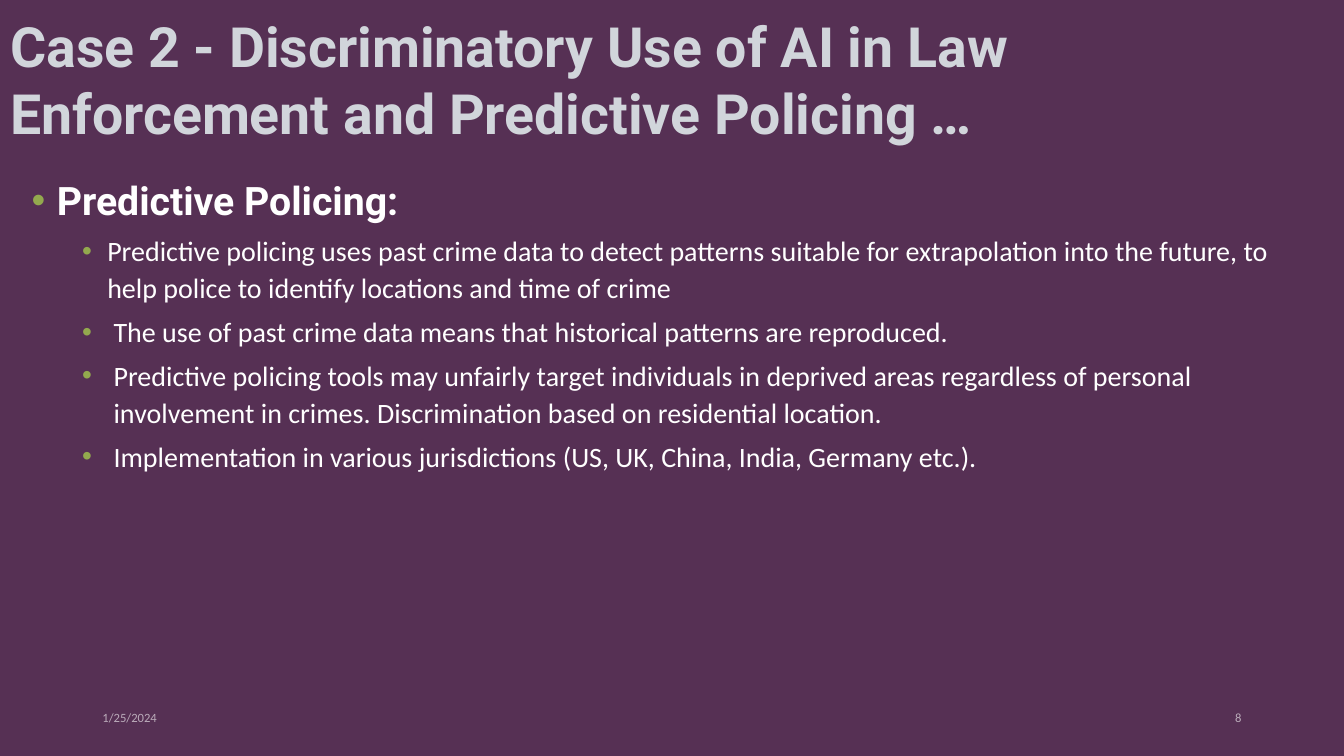
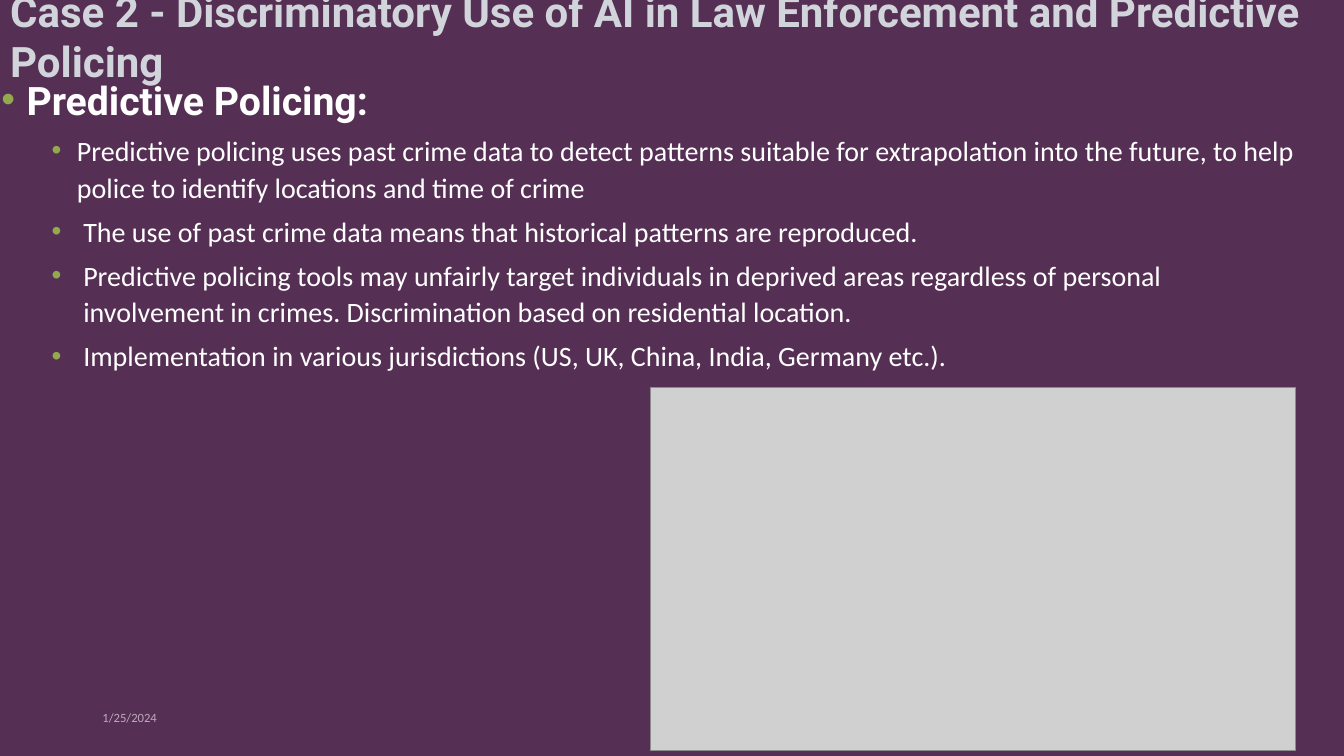
Before and after one commit to prabal5ghosh/UCA-SEMESTER-2-M1, a slide deck: slide 8 of ethics/Exam Presentation/Prbal_ghosh_ethics.pptx. Drawn at 1344x756 pixels with LibreOffice and Linux fonts; fonts in the diff are those of the drawing; grey boxes stand for pictures; background and template pictures are left out. Boxes give left, top, right and bottom in pixels: in the first picture for what was removed or moved away, otherwise in the second. Text is boxed around its words. In the diff, an @@ line names an element or a change of style, - is before the commit and + after.

```diff
--- a/ethics/Exam Presentation/Prbal_ghosh_ethics.pptx
+++ b/ethics/Exam Presentation/Prbal_ghosh_ethics.pptx
@@ title at [10, 0, 1299, 88]: text changed; size 39.6 to 30 pt @@
-Case 2 - Discriminatory Use of AI in Law Enforcement and Predictive Policing …
+Case 2 - Discriminatory Use of AI in Law Enforcement and Predictive Policing
@@ text "Predictive Policing:" rewrapped from [57, 185, 1268, 472] to [27, 79, 1293, 371] @@
@@ picture added at [650, 387, 1296, 750] @@
@@ page number removed at [1235, 713, 1241, 722] @@
-8
```
Also in this commit, not shown: 5 other slides changed, 11 other files.
